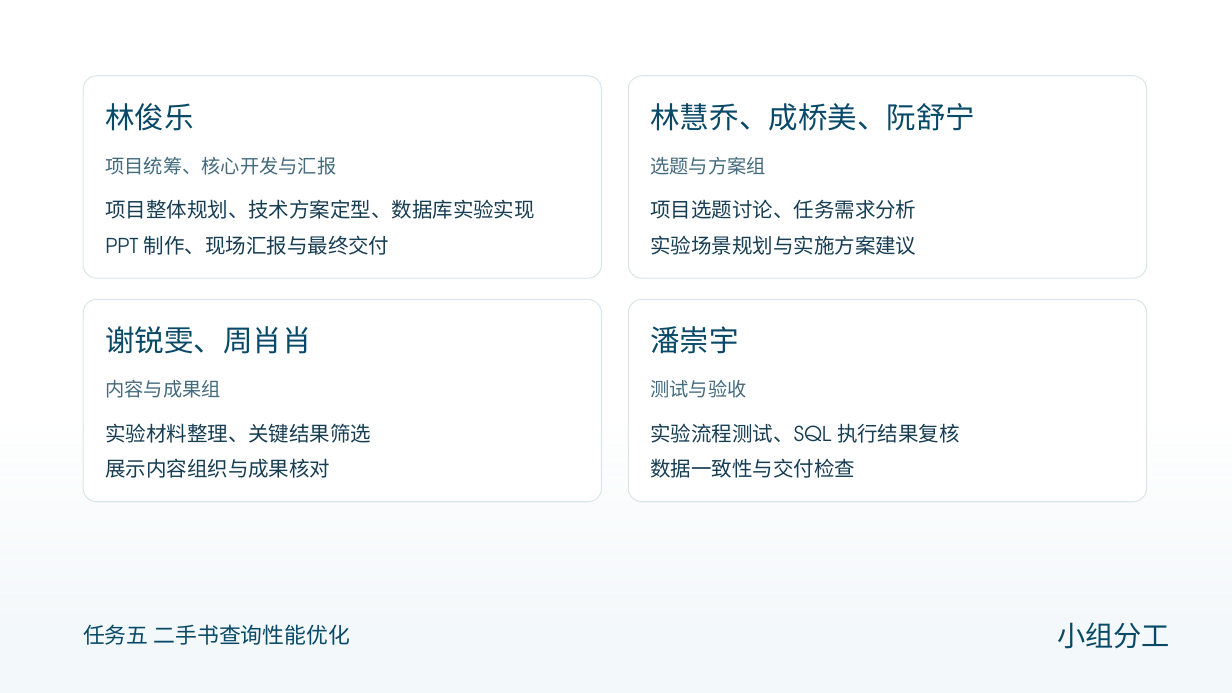
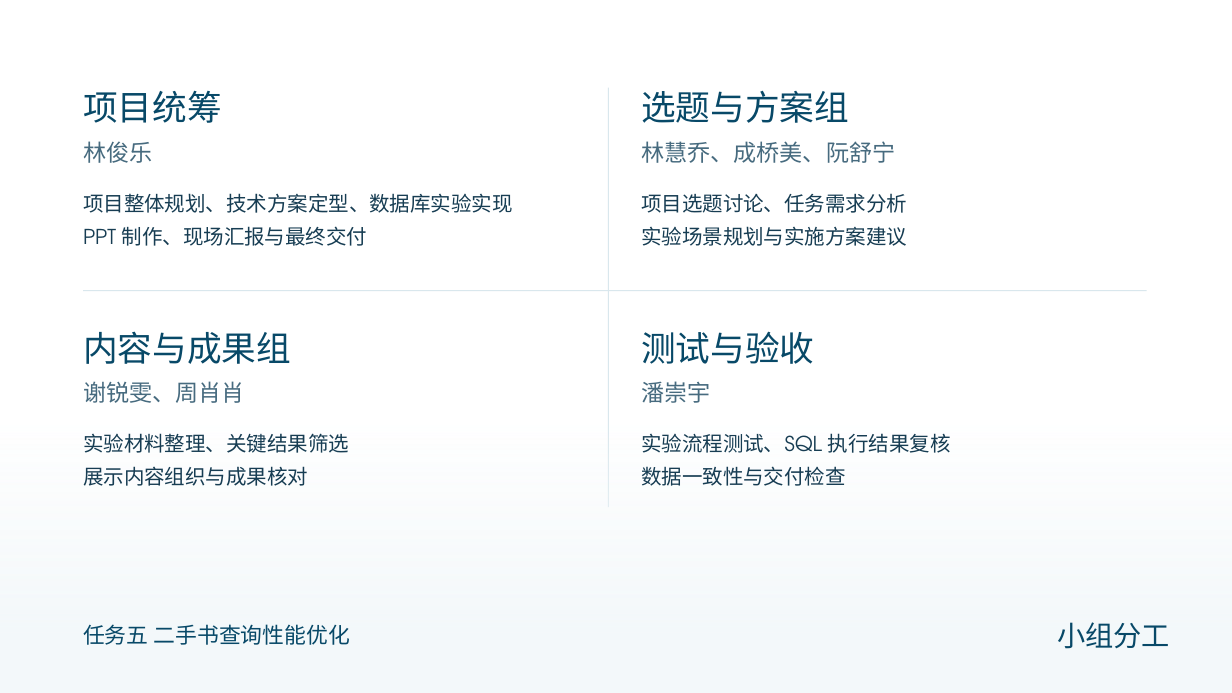
Before and after one commit to AurLemon/pageslip-demo, a slide deck: slide 9 of presentations/task-5-query-optimization.pptx. Drawn at 1232x693 pixels with LibreOffice and Linux fonts; fonts in the diff are those of the drawing. Boxes give left, top, right and bottom in pixels: in the first picture for what was removed or moved away, otherwise in the second. Text is boxed around its words. In the diff, an @@ line names an element or a change of style, - is before the commit and + after.

```diff
--- a/presentations/task-5-query-optimization.pptx
+++ b/presentations/task-5-query-optimization.pptx
@@ rounded rectangle removed at (83, 76, 602, 278) @@
@@ rectangle added at (608, 88, 609, 507), fill #D9E7ED @@
@@ rounded rectangle removed at (628, 76, 1147, 278) @@
@@ size 15 to 27 pt, text colour #446B7D to #084968 in 3 elements at (641, 331, 814, 364), (83, 331, 291, 364), (641, 90, 849, 123) @@
@@ text "选题与方案组": place and size @@
-text "选题与方案组" at (650, 157, 765, 175)
+text "选题与方案组" at (641, 90, 849, 123)
@@ text at (83, 90, 222, 123): text changed; size 15 to 27 pt; text colour #446B7D to #084968 @@
-项目统筹、核心开发与汇报
+项目统筹
@@ text "林俊乐": place and size @@
-text "林俊乐" at (105, 103, 194, 131)
+text "林俊乐" at (83, 141, 152, 163)
@@ text "林慧乔、成桥美、阮舒宁": place and size @@
-text "林慧乔、成桥美、阮舒宁" at (650, 103, 975, 131)
+text "林慧乔、成桥美、阮舒宁" at (641, 141, 895, 163)
@@ text "项目整体规划、技术方案定型、数据库实验实现": place and size @@
-text "项目整体规划、技术方案定型、数据库实验实现" at (105, 199, 535, 219)
+text "项目整体规划、技术方案定型、数据库实验实现" at (83, 193, 513, 213)
@@ text "项目选题讨论、任务需求分析": place and size @@
-text "项目选题讨论、任务需求分析" at (650, 199, 916, 219)
+text "项目选题讨论、任务需求分析" at (641, 193, 907, 213)
@@ text "PPT 制作、现场汇报与最终交付": place and size @@
-text "PPT 制作、现场汇报与最终交付" at (105, 235, 390, 255)
+text "PPT 制作、现场汇报与最终交付" at (83, 226, 368, 246)
@@ text "实验场景规划与实施方案建议": place and size @@
-text "实验场景规划与实施方案建议" at (650, 235, 916, 255)
+text "实验场景规划与实施方案建议" at (641, 226, 907, 246)
@@ rounded rectangle removed at (83, 299, 602, 502) @@
@@ rectangle added at (83, 290, 1147, 291), fill #D9E7ED @@
@@ rounded rectangle removed at (628, 299, 1147, 502) @@
@@ text "内容与成果组": place and size @@
-text "内容与成果组" at (105, 380, 220, 398)
+text "内容与成果组" at (83, 331, 291, 364)
@@ text "测试与验收": place and size @@
-text "测试与验收" at (650, 380, 746, 398)
+text "测试与验收" at (641, 331, 814, 364)
@@ size 23 to 18 pt, text colour #084968 to #476B7F in 4 elements at (641, 141, 895, 163), (83, 141, 152, 163), (641, 381, 710, 403), (83, 381, 245, 403) @@
@@ text "谢锐雯、周肖肖": place and size @@
-text "谢锐雯、周肖肖" at (105, 326, 312, 354)
+text "谢锐雯、周肖肖" at (83, 381, 245, 403)
@@ text "潘崇宇": place and size @@
-text "潘崇宇" at (650, 326, 739, 354)
+text "潘崇宇" at (641, 381, 710, 403)
@@ text "实验材料整理、关键结果筛选": place and size @@
-text "实验材料整理、关键结果筛选" at (105, 423, 371, 443)
+text "实验材料整理、关键结果筛选" at (83, 433, 349, 453)
@@ text "实验流程测试、SQL 执行结果复核": place and size @@
-text "实验流程测试、SQL 执行结果复核" at (650, 423, 960, 443)
+text "实验流程测试、SQL 执行结果复核" at (641, 433, 951, 453)
@@ text "展示内容组织与成果核对": place and size @@
-text "展示内容组织与成果核对" at (105, 458, 330, 478)
+text "展示内容组织与成果核对" at (83, 466, 308, 486)
@@ text "数据一致性与交付检查": place and size @@
-text "数据一致性与交付检查" at (650, 458, 855, 478)
+text "数据一致性与交付检查" at (641, 466, 846, 486)
```
Also in this commit, not shown: 1 other file.
